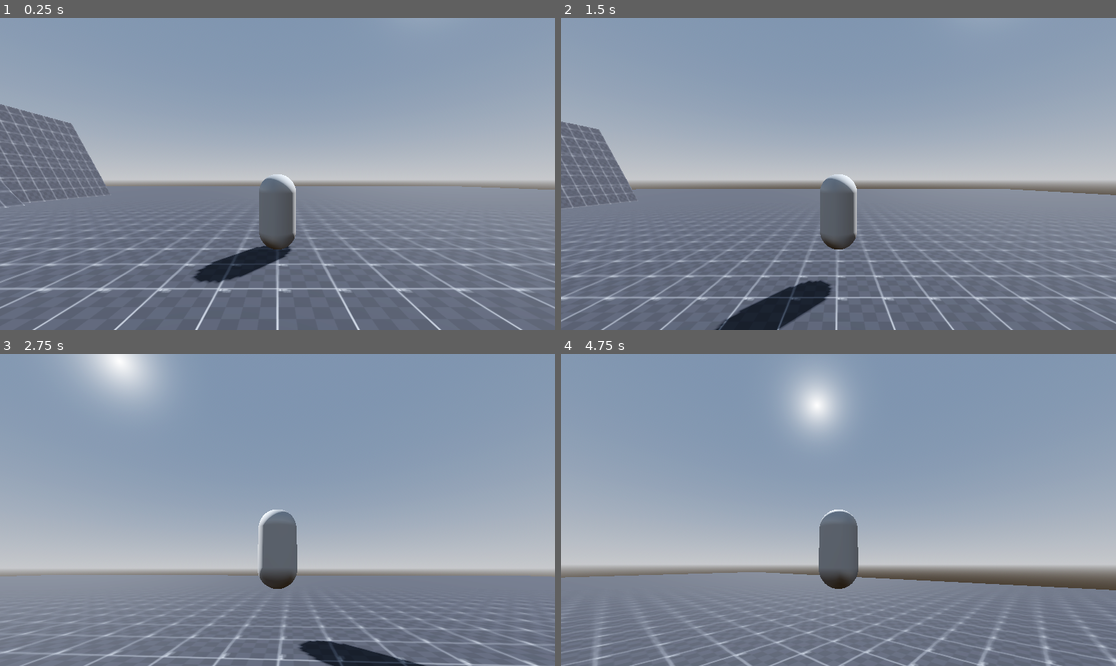
Above: before the commit, frames 1-4 (two rows, left to right).
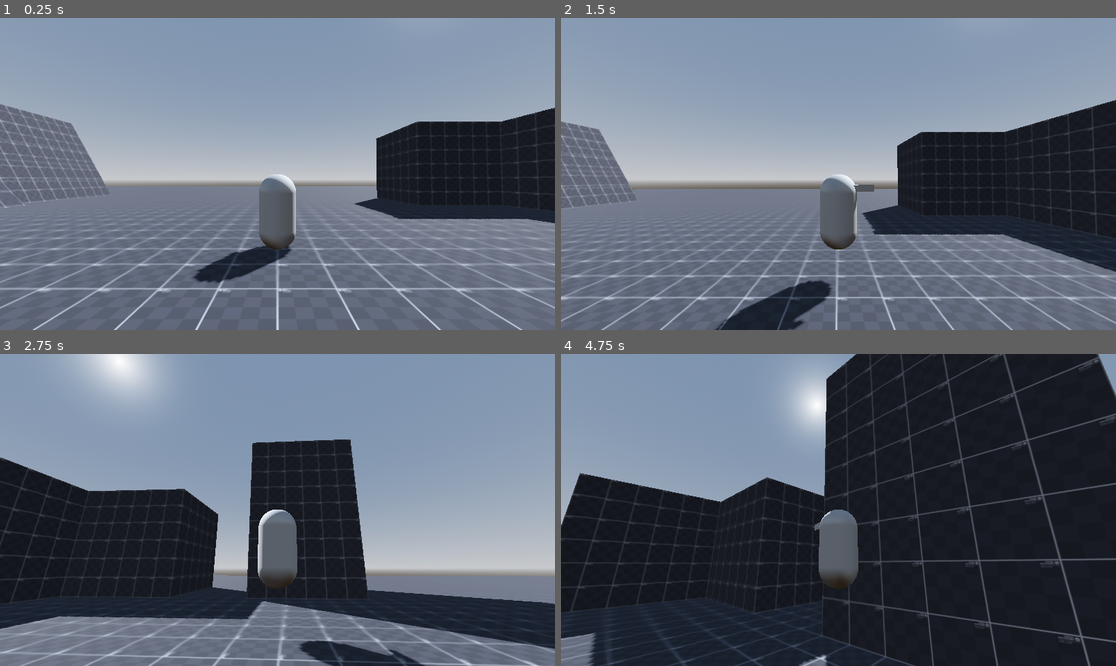
Above: after the commit, the same moments.

Repository: freddder/MountainGame
Game: Godot game, scene res://main_level.tscn
Same seed, same stepped clock (60 frames per second), same inputs: the game is played once before the commit and once after it.
Inputs (mouse positions are in pixels of both pictures, inside the frame that each line leads up to):
- Up to frame 1 (0.25 s): no input
- Up to frame 2 (1.5 s): tap Enter at 0.5 s; move the mouse to (960, 158) at 0.52 s; hold D (move_right) 0.53-1.28 s; hold Space (jump) 0.53-1.28 s; move the mouse to (727, 189) at 1.27 s; hold S (move_back) from 1.28 s (still down); click (727, 189) at 1.35 s
- Up to frame 3 (2.75 s): tap Space (jump) at 1.52, 1.55, 1.82 s; move the mouse to (288, 503) at 2.02 s; release S (move_back) at 2.03 s; hold W (move_forward) from 2.03 s (still down); hold Space (jump) from 2.03 s (still down)
- Up to frame 4 (4.75 s): keep holding W (move_forward); move the mouse to (832, 516) at 2.77 s; release Space (jump) at 2.78 s; click (832, 516) at 2.85 s; tap Space (jump) at 3.02, 3.05, 3.32, 4.52, 4.55 s; move the mouse to (877, 513) at 3.52 s; hold Space (jump) 3.53-4.28 s; move the mouse to (794, 506) at 4.27 s; click (794, 506) at 4.35 s

The runs differ from the first frame. In frame 1, 10% of the frame differs, in the area x 40-100%, y 28-77%; in frame 2, 16%; in frame 3, 31%; in frame 4, 77%, in the area x 0-100%, y 0-100%.

Commit message:
WIP climb

Diff:
--- a/Player/player.gd
+++ b/Player/player.gd
@@ -1,17 +1,12 @@
 extends CharacterBody3D
+class_name Player
 
 @export_group("Camera")
 @export var camera_sensitivity: float = .35
 var camera_input_direction := Vector2.ZERO
 
-@export_group("Movement")
-@export var max_walk_speed: float = 10.0
-@export var fall_acceleration: float = 45.0
-@export var max_fall_speed: float = 75.0
-
-var walk_acceleration := 20.0
-
 @onready var camera_target: Node3D = $CameraTarget
+@onready var mesh: Node3D = $Mesh
 
 # Called when the node enters the scene tree for the first time.
 func _ready():
@@ -21,13 +16,30 @@
 func _process(delta):
 	pass
 
+func get_input_dir() -> Vector2:
+	var input_direction = Vector2.ZERO
+	if Input.is_action_pressed("move_right"):
+		input_direction.x += 1
+	if Input.is_action_pressed("move_left"):
+		input_direction.x -= 1
+	if Input.is_action_pressed("move_back"):
+		input_direction.y += 1
+	if Input.is_action_pressed("move_forward"):
+		input_direction.y -= 1
+
+	return input_direction.normalized()
+
 func _physics_process(delta):
 	camera_target.rotation.x -= camera_input_direction.y * delta
 	camera_target.rotation.x = clamp(camera_target.rotation.x, -PI / 2 + 0.1, PI / 2 - 0.1)
-
 	camera_target.rotation.y -= camera_input_direction.x * delta
 
 	move_and_slide()
+
+	var look_pos = global_position + velocity
+	look_pos.y = global_position.y
+	if look_pos != global_position:
+		mesh.look_at(look_pos)
 
 	camera_input_direction = Vector2.ZERO
 
@@ -39,3 +51,17 @@
 		Input.mouse_mode = Input.MOUSE_MODE_CAPTURED
 	if event.is_action_pressed("ui_cancel"):
 		Input.mouse_mode = Input.MOUSE_MODE_VISIBLE
+
+func get_touching_wall() -> KinematicCollision3D:
+	if !is_on_wall():
+		return null
+
+	for i in get_slide_collision_count():
+		var collision = get_slide_collision(i)
+		if collision.get_angle() < deg_to_rad(50):
+			continue
+
+		#print(rad_to_deg(collision.get_angle()))
+		return collision
+
+	return null
--- a/Player/player.tscn
+++ b/Player/player.tscn
@@ -1,11 +1,14 @@
-[gd_scene load_steps=8 format=3 uid="uid://4wvwyli1pm5a"]
+[gd_scene load_steps=10 format=3 uid="uid://4wvwyli1pm5a"]
 
 [ext_resource type="Script" path="res://Player/player.gd" id="1_4s51k"]
 [ext_resource type="Script" path="res://State Machine/state_machine.gd" id="2_t4gjq"]
 [ext_resource type="Script" path="res://Player/player_grounded.gd" id="3_7auwm"]
 [ext_resource type="Script" path="res://Player/player_airborne.gd" id="4_plo77"]
+[ext_resource type="Script" path="res://Player/player_climb.gd" id="5_fvhre"]
 
 [sub_resource type="CapsuleMesh" id="CapsuleMesh_r25e2"]
+
+[sub_resource type="PrismMesh" id="PrismMesh_8a52o"]
 
 [sub_resource type="CapsuleShape3D" id="CapsuleShape3D_4lit3"]
 
@@ -14,8 +17,16 @@
 [node name="Player" type="CharacterBody3D"]
 script = ExtResource("1_4s51k")
 
-[node name="MeshInstance3D" type="MeshInstance3D" parent="."]
+[node name="Mesh" type="Node3D" parent="."]
+
+[node name="MeshInstance3D" type="MeshInstance3D" parent="Mesh"]
 mesh = SubResource("CapsuleMesh_r25e2")
+skeleton = NodePath("../..")
+
+[node name="MeshInstance3D2" type="MeshInstance3D" parent="Mesh"]
+transform = Transform3D(0.842792, 0, 0, 0, -4.37114e-08, 0.173237, 0, -1, -7.57242e-09, 0, 0.617955, -0.460826)
+mesh = SubResource("PrismMesh_8a52o")
+skeleton = NodePath("../..")
 
 [node name="CollisionShape3D" type="CollisionShape3D" parent="."]
 shape = SubResource("CapsuleShape3D_4lit3")
@@ -38,3 +49,6 @@
 
 [node name="Airborne" type="Node" parent="StateMachine"]
 script = ExtResource("4_plo77")
+
+[node name="Climb" type="Node" parent="StateMachine"]
+script = ExtResource("5_fvhre")
--- a/Player/player_airborne.gd
+++ b/Player/player_airborne.gd
@@ -6,7 +6,6 @@
 @export var max_fall_speed: float = 75.0
 
 @onready var body: CharacterBody3D = $"../.."
-@onready var camera_target: Node3D = $"../../CameraTarget"
 
 func enter():
 	print("air")
@@ -22,8 +21,13 @@
 		ChangeState.emit("grounded")
 		return
 
+	if body.is_on_wall() and body.velocity.y < 0.0:
+		ChangeState.emit("climb")
+		return
+
 	var vertical_velocity = 0.0
 	vertical_velocity = body.velocity.y + -(fall_acceleration * delta)
 	vertical_velocity = clamp(vertical_velocity, -max_fall_speed, max_fall_speed)
 
 	body.velocity.y = vertical_velocity
+	body.get_touching_wall()
--- /dev/null
+++ b/Player/player_climb.gd
@@ -0,0 +1,40 @@
+extends State
+class_name PlayerClimb
+
+@export_group("Movement")
+@export var climb_speed: float = 5.0
+@export var jump_force: float = 10.0
+
+var is_jumping : bool = false
+
+@onready var body: Player = $"../.."
+
+func enter():
+	body.velocity = Vector3.ZERO
+
+func exit():
+	is_jumping = false
+
+func update(delta: float):
+	pass
+
+func physics_update(delta: float):
+	var collision = body.get_touching_wall()
+	if !collision:
+		if body.is_on_floor():
+			ChangeState.emit("gounded")
+		else:
+			ChangeState.emit("airborne")
+		return
+
+	# Movement
+	var input : Vector2 = body.get_input_dir()
+
+	if Input.is_action_pressed("jump") and !is_jumping:
+		if input.y > 0.0: # Jump away from wall
+			is_jumping = true
+			var normal = collision.get_normal()
+			print(normal)
+			var jump_horizontal_dir = Vector2(normal.x, normal.z).normalized()
+			var jump_dir = Vector3(jump_horizontal_dir.x, 1.0, jump_horizontal_dir.y) * jump_force
+			body.velocity = jump_dir
--- a/Player/player_grounded.gd
+++ b/Player/player_grounded.gd
@@ -22,20 +22,11 @@
 		ChangeState.emit("airborne")
 		return
 
-	var input_direction = Vector2.ZERO
-	var target_horizontasl_velocity = Vector3.ZERO
+	if body.get_touching_wall():
+		ChangeState.emit("climb")
 
-	if Input.is_action_pressed("move_right"):
-		input_direction.x += 1
-	if Input.is_action_pressed("move_left"):
-		input_direction.x -= 1
-	if Input.is_action_pressed("move_back"):
-		input_direction.y += 1
-	if Input.is_action_pressed("move_forward"):
-		input_direction.y -= 1
-
-	input_direction = input_direction.normalized()
-	target_horizontasl_velocity = camera_target.transform.basis.z * input_direction.y + camera_target.transform.basis.x * input_direction.x
+	var input_direction = body.get_input_dir()
+	var target_horizontasl_velocity = camera_target.transform.basis.z * input_direction.y + camera_target.transform.basis.x * input_direction.x
 	target_horizontasl_velocity.y = 0
 	target_horizontasl_velocity = target_horizontasl_velocity.normalized() * max_walk_speed
 
--- a/main_level.tscn
+++ b/main_level.tscn
@@ -58,3 +58,18 @@
 transform = Transform3D(10, 0, 0, 0, 10, 0, 0, 0, 10, -25, 0, 11)
 polygon = PackedVector2Array(0, 0, 0, 0.5, 0.866, 0)
 material = SubResource("StandardMaterial3D_cg5as")
+
+[node name="CSGBox3D" type="CSGBox3D" parent="CSGCombiner3D"]
+transform = Transform3D(1, 0, 0, 0, 1, 0, 0, 0, 1, 19, 3, -6)
+size = Vector3(6, 6, 6)
+material = SubResource("StandardMaterial3D_cg5as")
+
+[node name="CSGBox3D3" type="CSGBox3D" parent="CSGCombiner3D"]
+transform = Transform3D(1, 0, 0, 0, 1, 0, 0, 0, 1, 16, 3, -12)
+size = Vector3(12, 6, 6)
+material = SubResource("StandardMaterial3D_cg5as")
+
+[node name="CSGBox3D2" type="CSGBox3D" parent="CSGCombiner3D"]
+transform = Transform3D(1, 0, 0, 0, 1, 0, 0, 0, 1, 19, 4.5, 4)
+size = Vector3(6, 9, 6)
+material = SubResource("StandardMaterial3D_cg5as")
